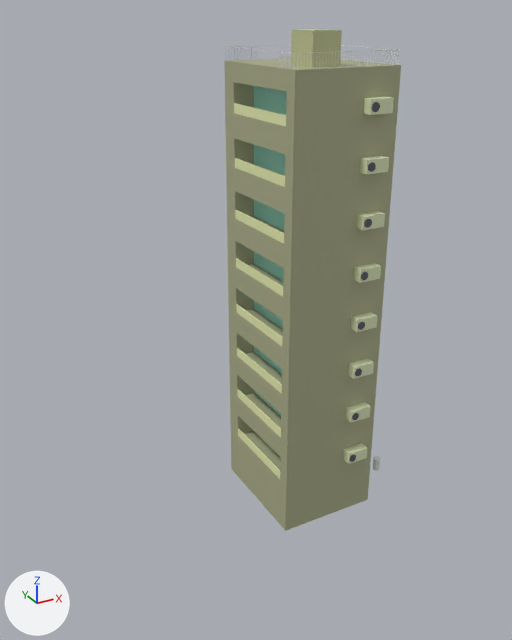
The Blender file Blender/predio2.blend: old version first, new version second.
The view is the same before and after, from a 50 mm lens placed at (-63.3, -140.6, 137.0), pointed at (15.1, 2.1, 65.7). The axes (+X, +Y, +Z) are drawn at lower left. The lights are the same throughout.
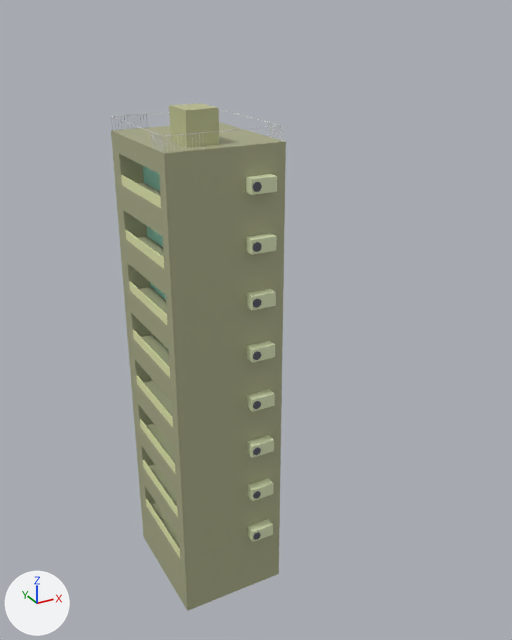
What differs and where, as boxes [x1, y1, x2, y2] in the pictures (512 x 640 px):
'Cube', moved: before [224, 58, 401, 531]; after [111, 122, 286, 611]
'Cylinder.001', moved: before [343, 97, 394, 464]; after [246, 174, 277, 542]
'Cube.017', moved: before [234, 103, 286, 479]; after [121, 175, 180, 558]
'Cube.001', moved: before [291, 29, 342, 68]; after [169, 103, 219, 148]
'Cube.005', moved: before [294, 50, 399, 70]; after [163, 133, 204, 152]
'Cube.007', moved: before [280, 52, 294, 69]; after [151, 132, 163, 147]
'Cube.008', moved: before [382, 49, 399, 65]; after [269, 123, 282, 141]
'Cube.012', moved: before [307, 50, 382, 53]; after [166, 126, 278, 136]
'Cylinder', deleted: before [373, 456, 381, 471]
'Cube.004', moved: before [234, 46, 252, 60]; after [111, 114, 147, 131]
'Cube.009', moved: before [226, 46, 291, 53]; after [111, 116, 162, 136]
'Cube.011', moved: before [228, 45, 271, 47]; after [120, 112, 169, 116]

Diff of the bpy script that builds the scene:
```diff
--- a/Blender/predio2.blend.py
+++ b/Blender/predio2.blend.py
@@ ob_cube @@
 ob_cube = bpy.data.objects.new('Cube', me_cube)
-ob_cube.location = (27.4, 0.0, 27.9)
+ob_cube.location = (-0.8, 0.0, 14.3)
 ob_cube.scale = (13.2, 15.5, 15.0)
@@ ob_cylinder @@
-ob_cylinder = bpy.data.objects.new('Cylinder', me_cylinder)
-ob_cylinder.location = (51.6, -5.0, 14.7)
-ob_cylinder.scale = (1.0, 1.0, 1.8)
@@ ob_cube_001 @@
 ob_cube_001 = bpy.data.objects.new('Cube.001', me_cube_010)
-ob_cube_001.location = (23.8, -7.9, 129.5)
+ob_cube_001.location = (-4.4, -7.9, 115.8)
 ob_cube_001.scale = (3.46, 4.1, 3.53)
@@ ob_cube_004 @@
 ob_cube_004 = bpy.data.objects.new('Cube.004', me_cube_012)
-ob_cube_004.location = (14.4, 15.0, 127.5)
+ob_cube_004.location = (-13.9, 15.0, 113.9)
 ob_cube_004.scale = (0.03, 0.02, 1.57)
@@ ob_cube_005 @@
 ob_cube_005 = bpy.data.objects.new('Cube.005', me_cube_014)
-ob_cube_005.location = (14.4, -14.9, 127.5)
+ob_cube_005.location = (-13.9, -14.9, 113.9)
 ob_cube_005.scale = (0.03, 0.02, 1.57)
@@ ob_cube_007 @@
 ob_cube_007 = bpy.data.objects.new('Cube.007', me_cube_015)
-ob_cube_007.location = (14.4, -14.5, 127.5)
+ob_cube_007.location = (-13.9, -14.5, 113.9)
 ob_cube_007.scale = (0.03, 0.02, 1.57)
@@ ob_cube_008 @@
 ob_cube_008 = bpy.data.objects.new('Cube.008', me_cube_016)
-ob_cube_008.location = (40.2, -14.9, 127.5)
+ob_cube_008.location = (12.0, -14.9, 113.9)
 ob_cube_008.scale = (0.03, 0.02, 1.57)
@@ ob_cube_009 @@
 ob_cube_009 = bpy.data.objects.new('Cube.009', me_cube_017)
-ob_cube_009.location = (14.4, 0.0, 129.0)
+ob_cube_009.location = (-13.9, 0.0, 115.4)
 ob_cube_009.scale = (0.04, 15.0, -0.04)
@@ ob_cube_011 @@
 ob_cube_011 = bpy.data.objects.new('Cube.011', me_cube_019)
-ob_cube_011.location = (27.3, 15.0, 129.0)
+ob_cube_011.location = (-0.9, 15.0, 115.4)
 ob_cube_011.rotation_euler = (0.0, 0.0, -1.571)  # degrees (0, 0, -90)
@@ ob_cube_012 @@
 ob_cube_012 = bpy.data.objects.new('Cube.012', me_cube_020)
-ob_cube_012.location = (27.3, -14.9, 129.0)
+ob_cube_012.location = (-0.9, -14.9, 115.4)
 ob_cube_012.rotation_euler = (0.0, 0.0, -1.571)  # degrees (0, 0, -90)
@@ ob_cylinder_001 @@
 ob_cylinder_001 = bpy.data.objects.new('Cylinder.001', me_cylinder_001)
-ob_cylinder_001.location = (32.5, -18.0, 30.8)
+ob_cylinder_001.location = (4.3, -18.0, 17.2)
 ob_cylinder_001.rotation_euler = (-1.571, 0.0, 0.0)  # degrees (-90, 0, 0)
@@ ob_cube_017 @@
 ob_cube_017 = bpy.data.objects.new('Cube.017', me_cube_026)
-ob_cube_017.location = (14.4, -0.7, 28.1)
+ob_cube_017.location = (-13.8, -0.7, 14.5)
 ob_cube_017.scale = (0.16, 11.8, 1.16)
```
